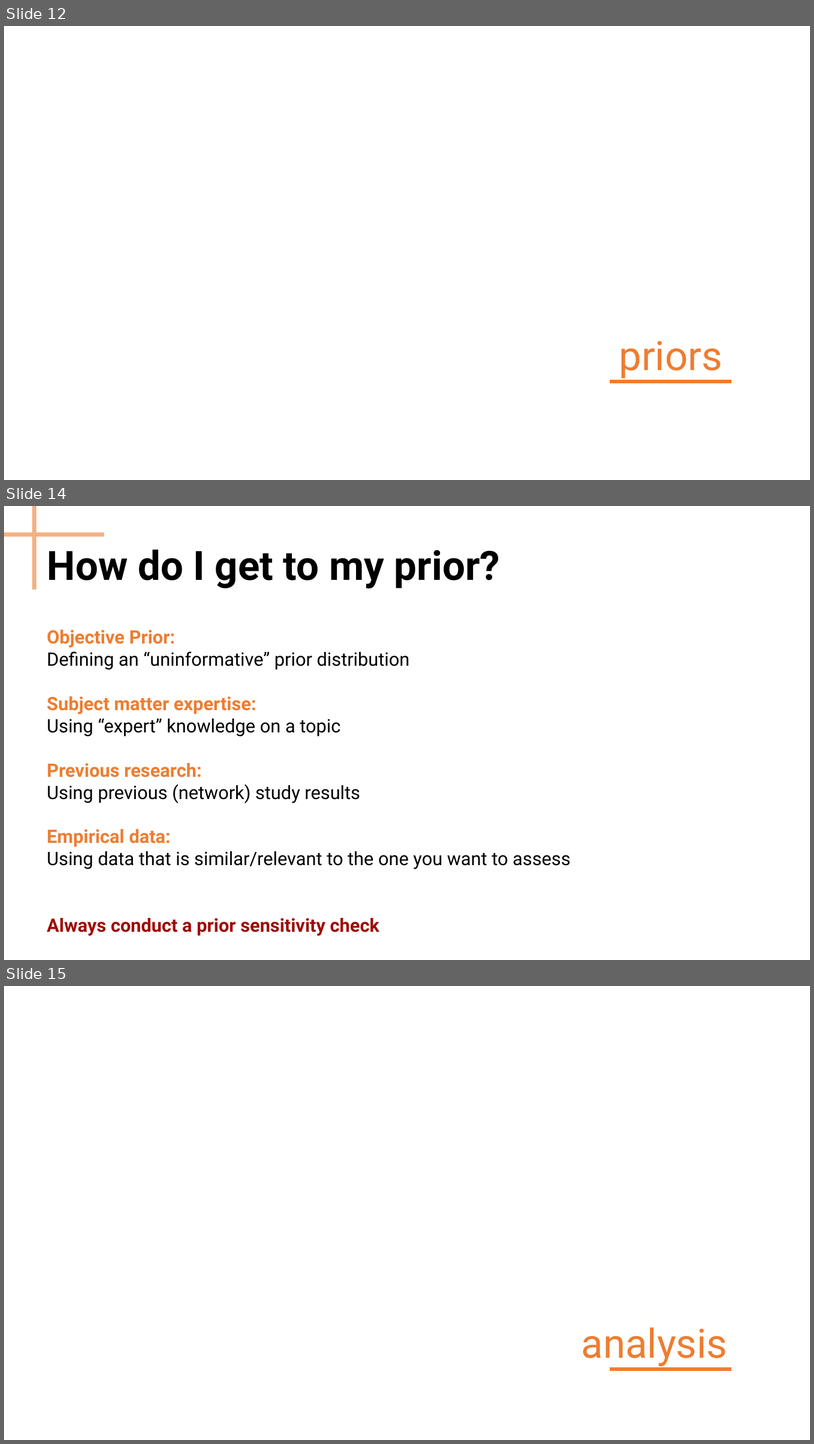
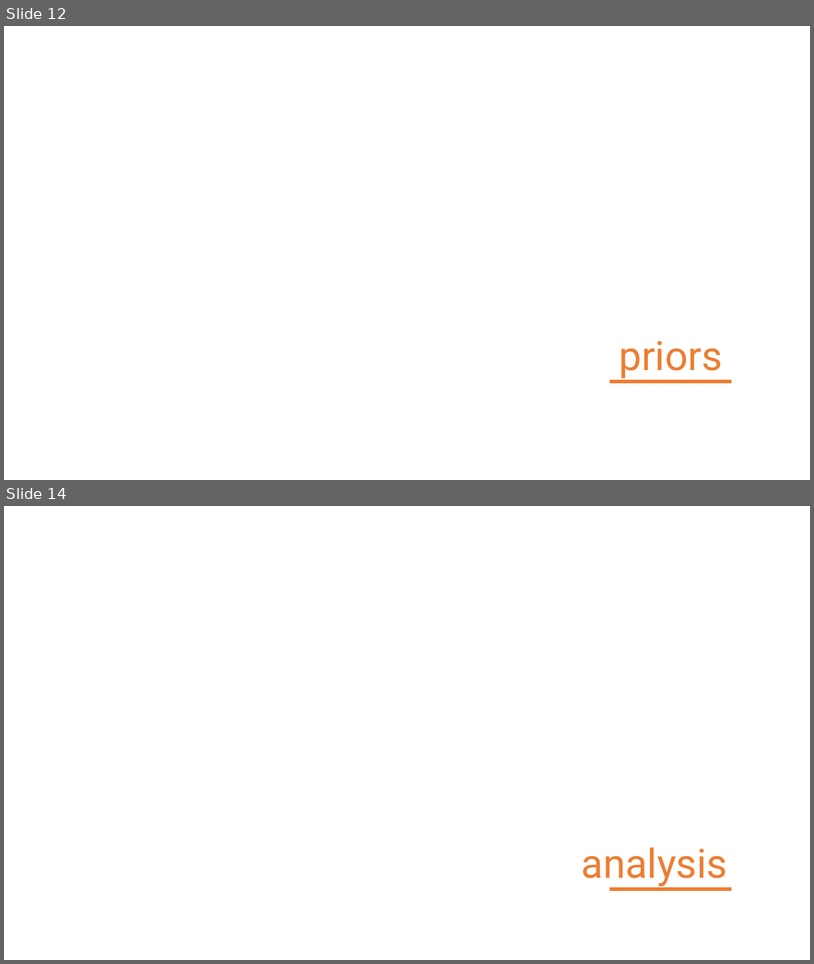
Before and after one commit to Bayesian-Graphical-Modelling-Lab/BGM_Workshops, a slide deck: 2_Tutorial/Part III - Tutorial.pptx. Shown one above the other, each under a label of ours: slides 12, 14 and 15 before the commit, slides 12 and 14 after it; the slides between them are not shown. The pictures are 814x1444 and 814x964 pixels, drawn with LibreOffice and Linux fonts; fonts in the diff are those of the drawing. Boxes give left, top, right and bottom in pixels: in the first picture for what was removed or moved away, otherwise in the second. Text is boxed around its words. In the diff, an @@ line names an element or a change of style, - is before the commit and + after.

```diff
--- a/2_Tutorial/Part III - Tutorial.pptx
+++ b/2_Tutorial/Part III - Tutorial.pptx
@@ slide 14 removed at bbox=[4, 506, 810, 960], background #FFFFFF @@
@@ line removed from (34, 506) to (34, 589) @@
@@ line removed from (4, 534) to (104, 534) @@
@@ text removed at bbox=[47, 549, 500, 589] @@
-How do I get to my prior?
@@ text removed at bbox=[47, 630, 570, 936] @@
-Objective Prior:
-Defining an “uninformative” prior distribution
-Subject matter expertise:
-Using “expert” knowledge on a topic
-Previous research:
-Using previous (network) study results
-Empirical data:
-Using data that is similar/relevant to the one you want to assess
-Always conduct a prior sensitivity check
@@ what was slide 15 is now slide 14 @@
```
Also in this commit, not shown: 2 slides changed, 1 other file.
